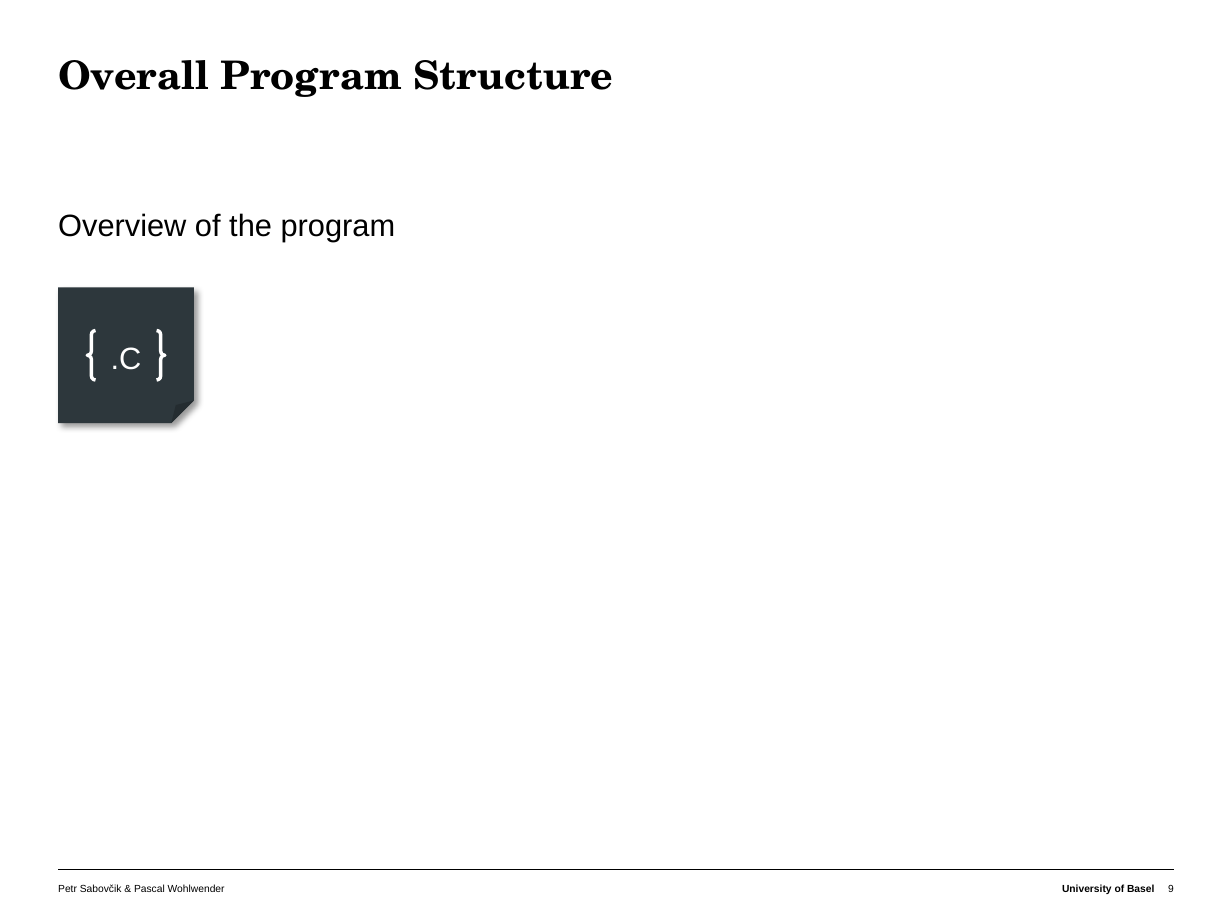
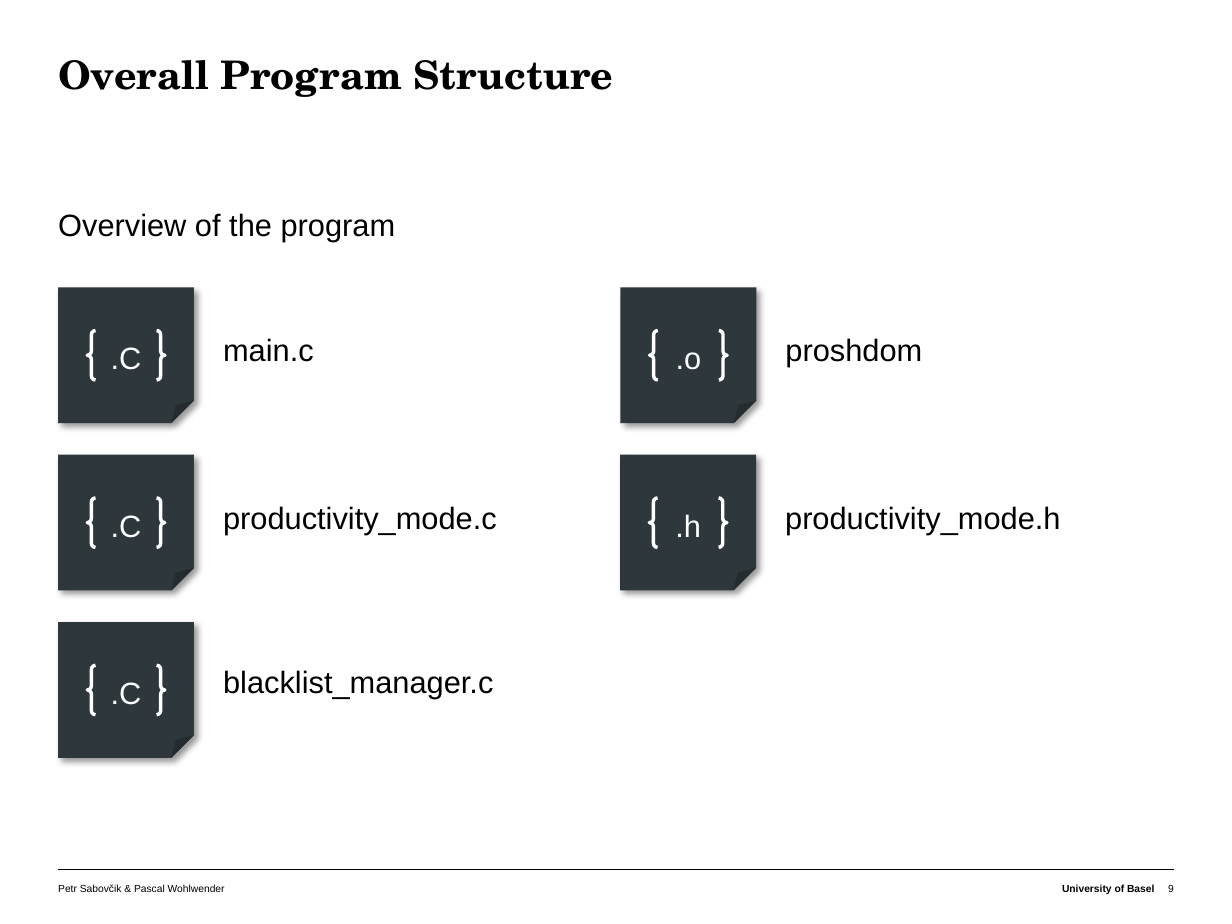
Before and after one commit to lalancz/prosh, a slide deck: slide 9 of docs/project_final_presentation.pptx. Drawn at 1232x924 pixels with LibreOffice and Linux fonts; fonts in the diff are those of the drawing. Boxes give left, top, right and bottom in pixels: in the first picture for what was removed or moved away, otherwise in the second. Text is boxed around its words. In the diff, an @@ line names an element or a change of style, - is before the commit and + after.

Commit message:
finish presentation

```diff
--- a/docs/project_final_presentation.pptx
+++ b/docs/project_final_presentation.pptx
@@ folded corner added at (x1=621, y1=287, x2=756, y2=423), fill #2D373C @@
@@ text added at (x1=223, y1=338, x2=314, y2=362), 18 pt, text #000000 @@
+main.c
@@ brace pair added at (x1=649, y1=330, x2=727, y2=379), outline #FFFFFF 2 pt, 18 pt, text #FFFFFF @@
+.o
@@ text added at (x1=785, y1=338, x2=922, y2=367), 18 pt, text #000000 @@
+proshdom
@@ folded corner added at (x1=58, y1=455, x2=193, y2=590), fill #2D373C @@
@@ folded corner added at (x1=620, y1=455, x2=755, y2=590), fill #2D373C @@
@@ brace pair added at (x1=87, y1=498, x2=165, y2=547), outline #FFFFFF 2 pt, 18 pt, text #FFFFFF @@
+.C
@@ text added at (x1=223, y1=506, x2=497, y2=534), 18 pt, text #000000 @@
+productivity_mode.c
@@ brace pair added at (x1=649, y1=498, x2=727, y2=547), outline #FFFFFF 2 pt, 18 pt, text #FFFFFF @@
+.h
@@ text added at (x1=785, y1=506, x2=1060, y2=534), 18 pt, text #000000 @@
+productivity_mode.h
@@ folded corner added at (x1=58, y1=622, x2=193, y2=758), fill #2D373C @@
@@ brace pair added at (x1=87, y1=665, x2=165, y2=715), outline #FFFFFF 2 pt, 18 pt, text #FFFFFF @@
+.C
@@ text added at (x1=223, y1=670, x2=493, y2=698), 18 pt, text #000000 @@
+blacklist_manager.c
```
Also in this commit, not shown: 1 other slide changed, 1 slide added.
